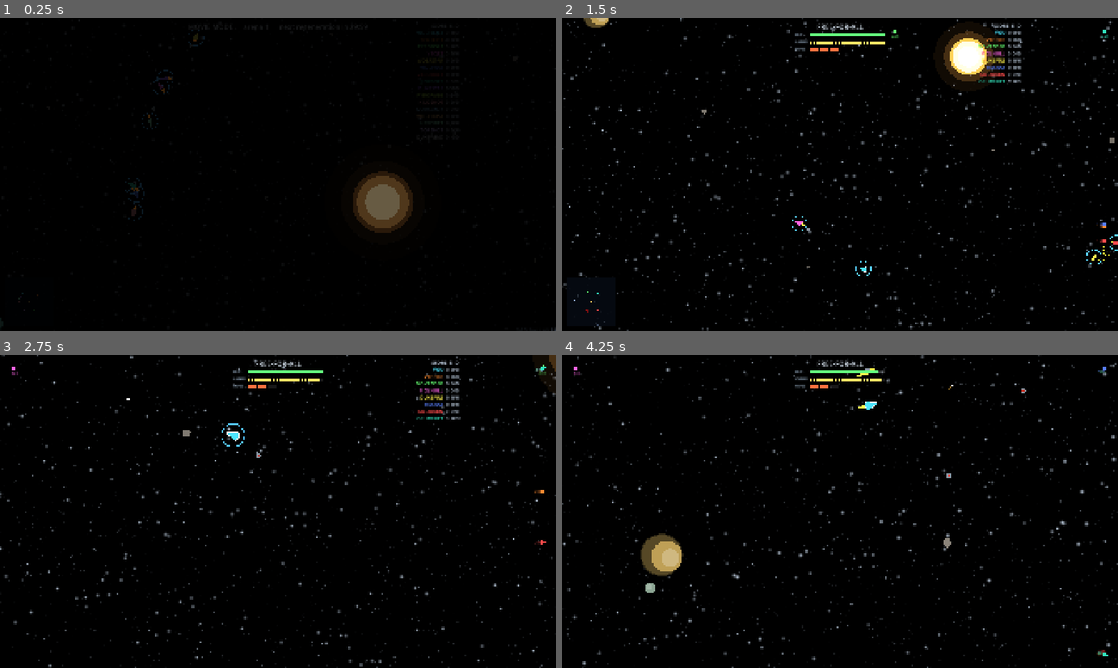
Above: before the commit, frames 1-4 (two rows, left to right).
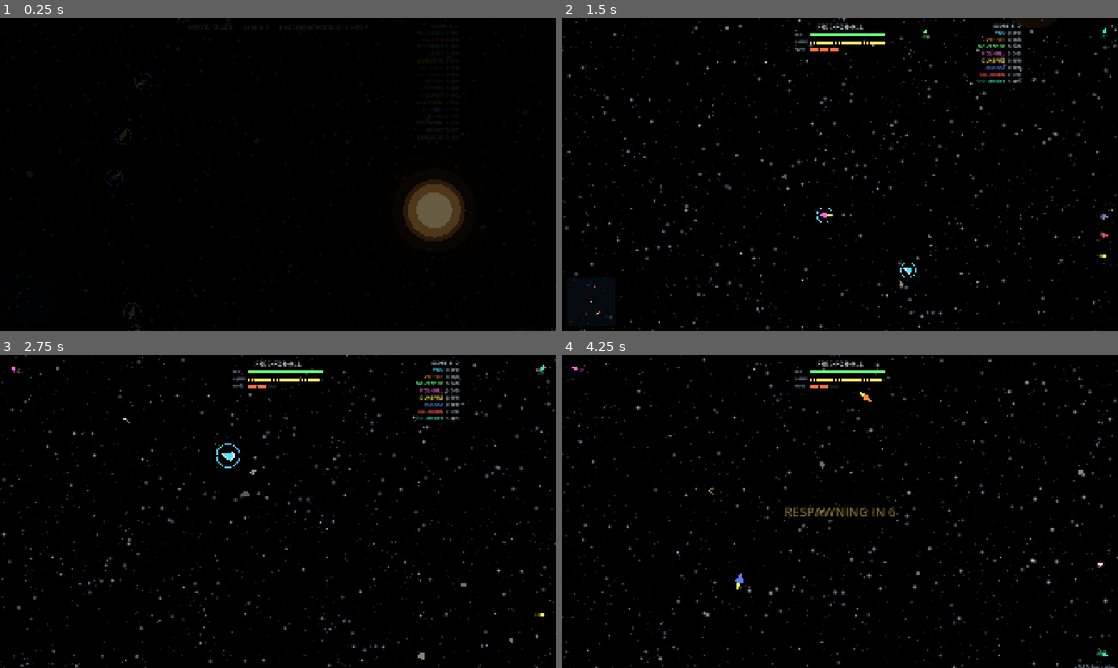
Above: after the commit, the same moments.

Repository: CryptoJones/XSpaceWar-AI
Game: Godot game, scene res://src/ui/main.tscn
Same seed, same stepped clock (60 frames per second), same inputs: the game is played once before the commit and once after it.
Inputs (mouse positions are in pixels of both pictures, inside the frame that each line leads up to):
- Up to frame 1 (0.25 s): no input
- Up to frame 2 (1.5 s): tap Enter at 0.5 s; move the mouse to (962, 158) at 0.52 s; hold D 0.53-1.25 s; tap Shift at 0.6 s; click (962, 158) at 0.67 s; tap Space at 0.77 s; click "PLAY — Skirmish vs AI" at 1.25 s
- Up to frame 3 (2.75 s): move the mouse to (166, 527) at 2.02 s; hold S from 2.03 s (still down); tap M at 2.1 s; tap Space at 2.27 s
- Up to frame 4 (4.25 s): move the mouse to (895, 442) at 2.77 s; release S at 2.78 s; hold D 2.78-3.53 s; tap K at 2.85 s; move the mouse to (812, 574) at 3.52 s; hold W from 3.53 s (still down); tap B at 3.6 s; click (812, 574) at 3.67 s; tap Space at 3.77 s

The runs differ from the first frame. In frame 1, 3.7% of the frame differs, in the area x 1-84%, y 0-100%; in frame 2, 5.8%, in the area x 0-100%, y 0-100%; in frame 3, 4.3%; in frame 4, 5.7%.

Commit message:
v1.8.6: wider spawn standoff from the star
Base ring 1100 -> 1400 on full maps (arena_size * 0.035, scales down
for small maps), giant-star push 2.2x+120 -> 3.0x+200 radius. All
spawn/map/clearance tests green.

Co-Authored-By: Claude Fable 5 <noreply@anthropic.com>

Diff:
--- a/project.godot
+++ b/project.godot
@@ -6,7 +6,7 @@
 [application]
 
 config/name="XSpaceWar-AI"
-config/version="1.8.5"
+config/version="1.8.6"
 config/description="A modern, AI-driven networked space-fighter — a 2026 reimagining of the classic networked Spacewar! / xspacewar. Apache 2.0."
 run/main_scene="res://src/ui/main.tscn"
 config/features=PackedStringArray("4.6", "Forward Plus")
--- a/src/gameplay/game_session.gd
+++ b/src/gameplay/game_session.gd
@@ -107,7 +107,7 @@
 	var cfg := SimConfig.from_seed(seed)
 	cfg.arena_size = clampf(map_size, 2000.0, 40000.0)
 	# Spawn ring scales down with small maps (and never sits outside them).
-	cfg.spawn_orbit_radius = clampf(cfg.arena_size * 0.0275, 550.0, 1100.0)
+	cfg.spawn_orbit_radius = clampf(cfg.arena_size * 0.035, 550.0, 1400.0)
 	cfg.respawn_time = clampf(respawn_seconds, 1.0, 15.0)
 	cfg.lives = maxi(0, lives) if not movie_mode else 0
 	cfg.lethal_edges = lethal_edges
--- a/src/sim/sim_world.gd
+++ b/src/sim/sim_world.gd
@@ -108,7 +108,7 @@
 	# leave pilots spawning inside the well (and never at the map's wall).
 	var r := config.spawn_orbit_radius
 	if primary != null:
-		r = maxf(r, primary.radius * 2.2 + 120.0)
+		r = maxf(r, primary.radius * 3.0 + 200.0)
 	r = minf(r, config.arena_size * 0.5 * 0.85)
 	# Clearance: never materialize inside (or kissing) a rock/satellite —
 	# re-roll the ring angle a few times; deterministic via the world rng.
